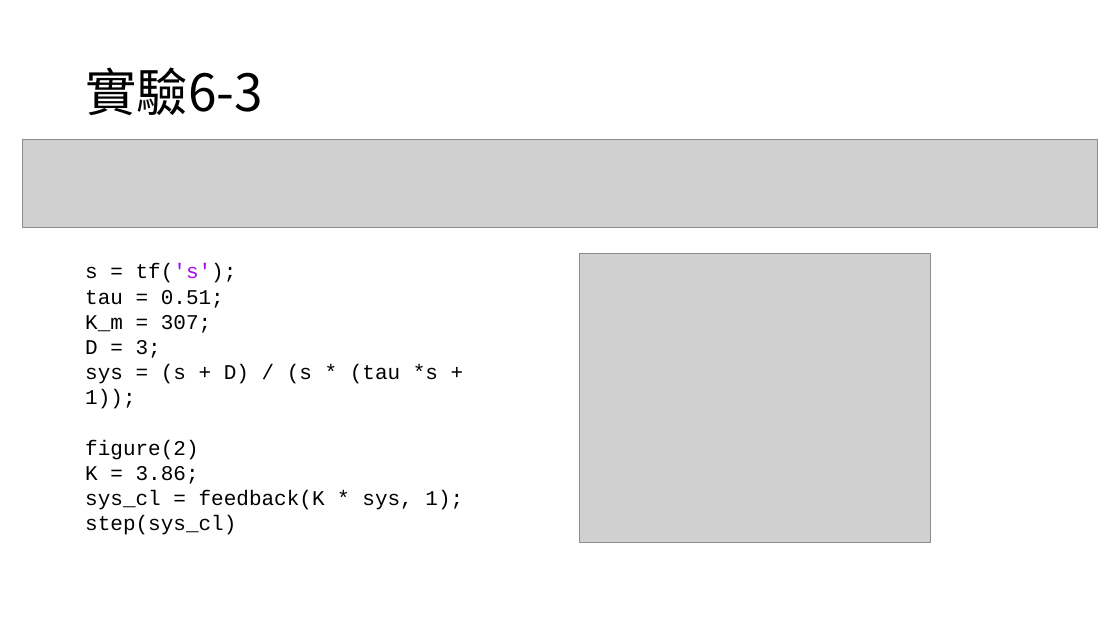
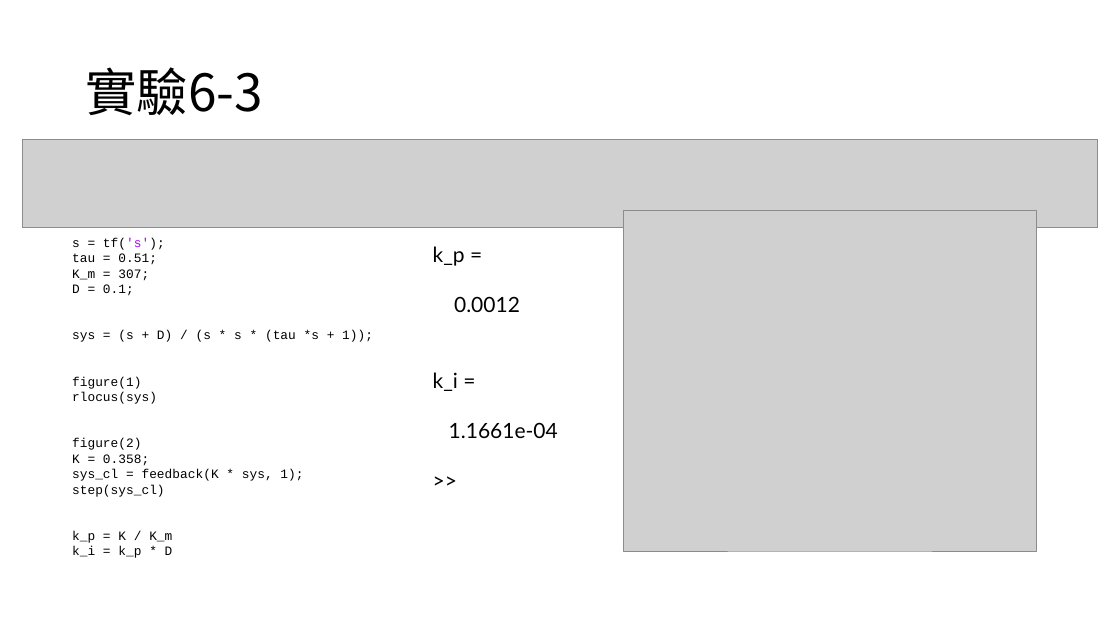
Before and after one commit to yeyi58095/control_lab, a slide deck: slide 11 of 實驗六/presentation/實驗六_第二組_葉彥辰_郭亮佑_蘇昱嘉.pptx. Drawn at 1120x630 pixels with LibreOffice and Linux fonts; fonts in the diff are those of the drawing; grey boxes stand for pictures. Boxes give left, top, right and bottom in pixels: in the first picture for what was removed or moved away, otherwise in the second. Text is boxed around its words. In the diff, an @@ line names an element or a change of style, - is before the commit and + after.

```diff
--- a/實驗六/presentation/實驗六_第二組_葉彥辰_郭亮佑_蘇昱嘉.pptx
+++ b/實驗六/presentation/實驗六_第二組_葉彥辰_郭亮佑_蘇昱嘉.pptx
@@ text "s = tf('s');" moved from (x1=85, y1=264, x2=463, y2=535) to (x1=72, y1=238, x2=373, y2=558) @@
@@ text at (x1=72, y1=238, x2=303, y2=497): size 18 to 11 pt in "s = tf('s');", "tau = 0.51;", "K_m = 307;", "figure(2)" and 2 more places @@
@@ picture resized from (x1=580, y1=254, x2=930, y2=542) to (x1=624, y1=211, x2=1037, y2=551) @@
@@ text added at (x1=433, y1=246, x2=558, y2=438), 18 pt, text #000000 @@
+k_p =
+0.0012
+k_i =
+1.1661e-04
+>>
@@ text at (x1=72, y1=284, x2=373, y2=404): text changed; size 18 to 11 pt @@
-D = 3;
-sys = (s + D) / (s * (tau *s + 1));
+D = 0.1;
+sys = (s + D) / (s * s * (tau *s + 1));
+figure(1)
+rlocus(sys)
@@ text at (x1=72, y1=454, x2=149, y2=465): text changed; size 18 to 11 pt @@
-K = 3.86;
+K = 0.358;
@@ text at (x1=72, y1=531, x2=173, y2=558): paragraphs added @@
+k_p = K / K_m
+k_i = k_p * D
```
Also in this commit, not shown: 3 other slides changed, 3 other files.
